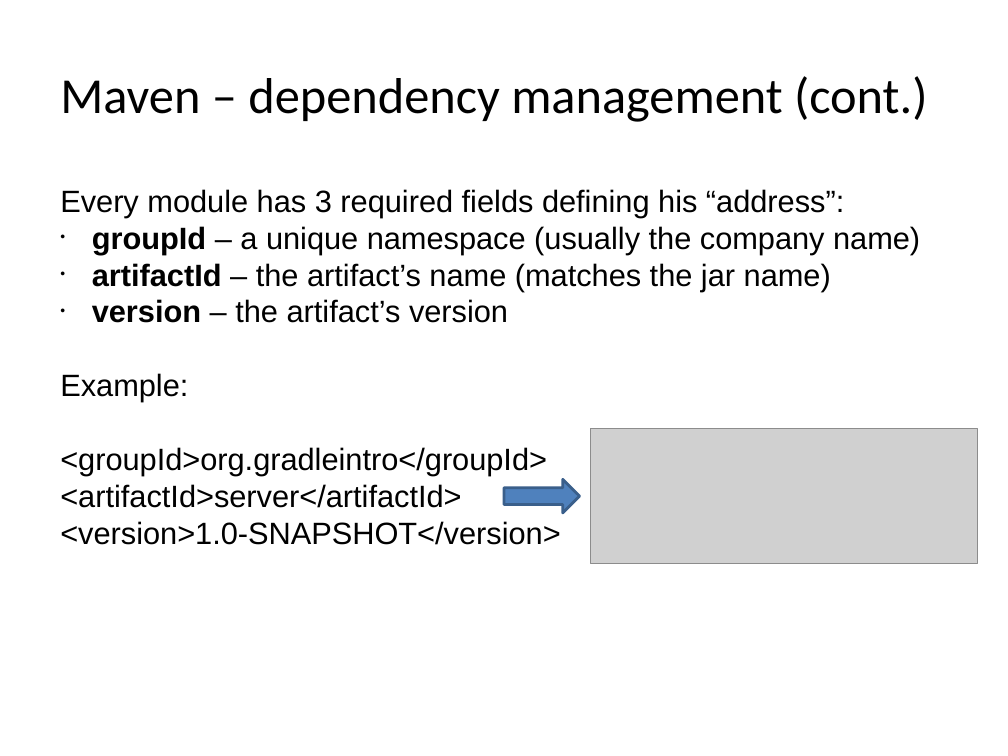
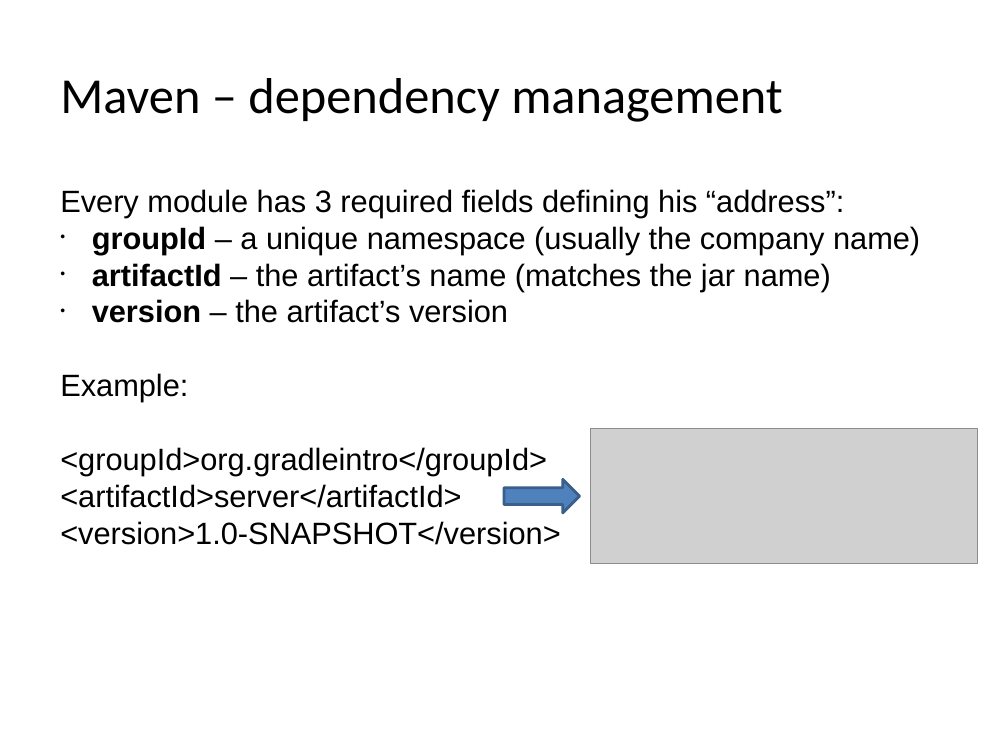
Before and after one commit to kob-aha/gradle-presentation, a slide deck: slide 12 of presentation/Introduction to Gradle.pptx. Drawn at 1008x756 pixels with LibreOffice and Linux fonts; fonts in the diff are those of the drawing; grey boxes stand for pictures. Boxes give left, top, right and bottom in pixels: in the first picture for what was removed or moved away, otherwise in the second. Text is boxed around its words. In the diff, an @@ line names an element or a change of style, - is before the commit and + after.

```diff
--- a/presentation/Introduction to Gradle.pptx
+++ b/presentation/Introduction to Gradle.pptx
@@ text at <box>60,78,782,122</box>: text changed @@
-Maven – dependency management (cont.)
+Maven – dependency management
```
Also in this commit, not shown: 5 other slides changed, 3 slides added, 1 other file.
